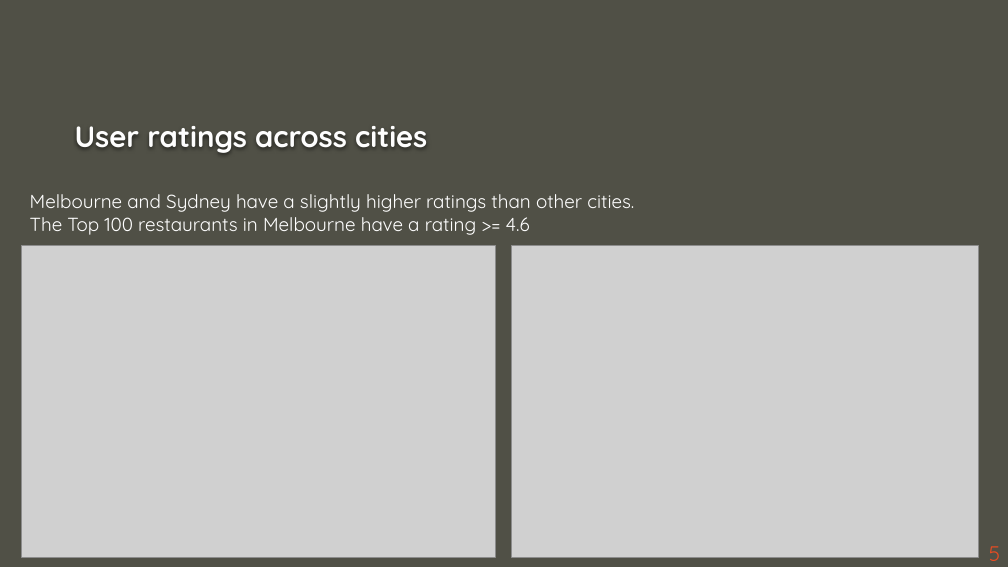
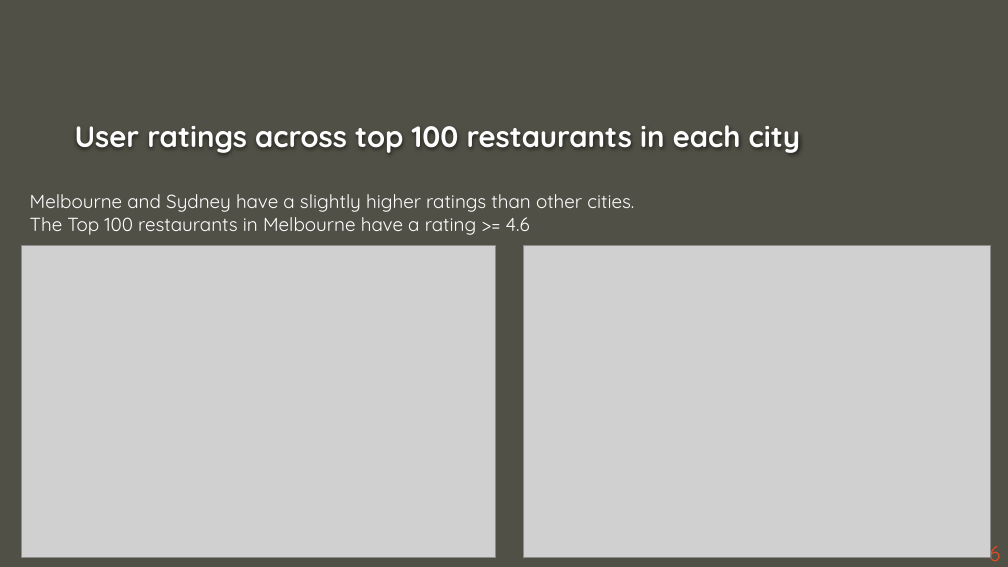
Before and after one commit to ashdrayton/Zomato-Restaurants-Reviews, a slide deck: slide 6 of Babette/Zomato_Presentation _BB.pptx (slide 5 before the commit). Drawn at 1008x567 pixels with LibreOffice and Linux fonts; fonts in the diff are those of the drawing; grey boxes stand for pictures; background and template pictures are left out. Boxes give left, top, right and bottom in pixels: in the first picture for what was removed or moved away, otherwise in the second. Text is boxed around its words. In the diff, an @@ line names an element or a change of style, - is before the commit and + after.

```diff
--- a/Babette/Zomato_Presentation _BB.pptx
+++ b/Babette/Zomato_Presentation _BB.pptx
@@ title at (x1=75, y1=125, x2=800, y2=153): text changed @@
-User ratings across cities
+User ratings across top 100 restaurants in each city
@@ picture moved from (x1=512, y1=246, x2=979, y2=557) to (x1=524, y1=246, x2=991, y2=557) @@
@@ page number at (x1=989, y1=540, x2=1000, y2=561): text changed @@
-5
+6
```
Also in this commit, not shown: 4 other slides changed, 1 slide added, 1 slide removed, 1 other file.
